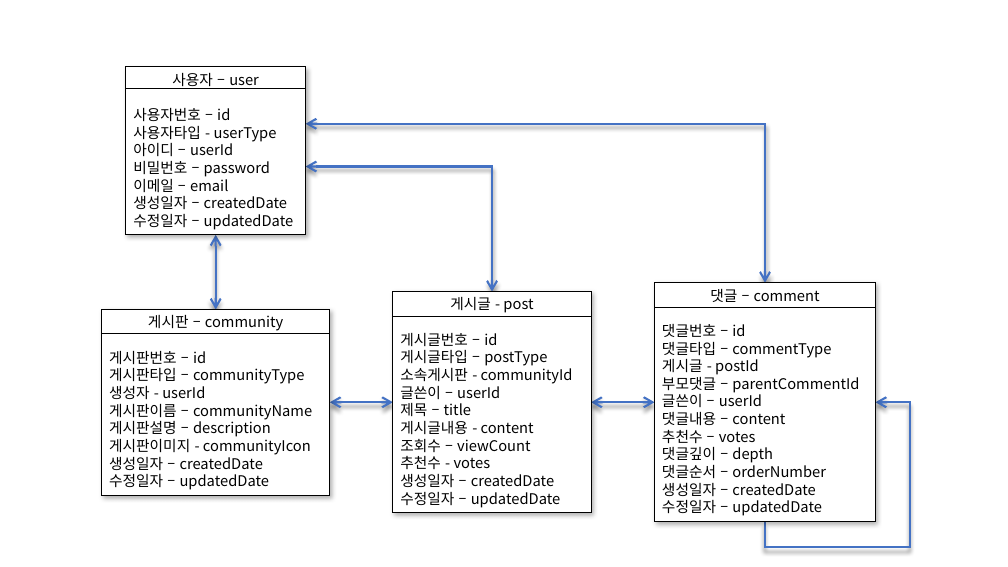
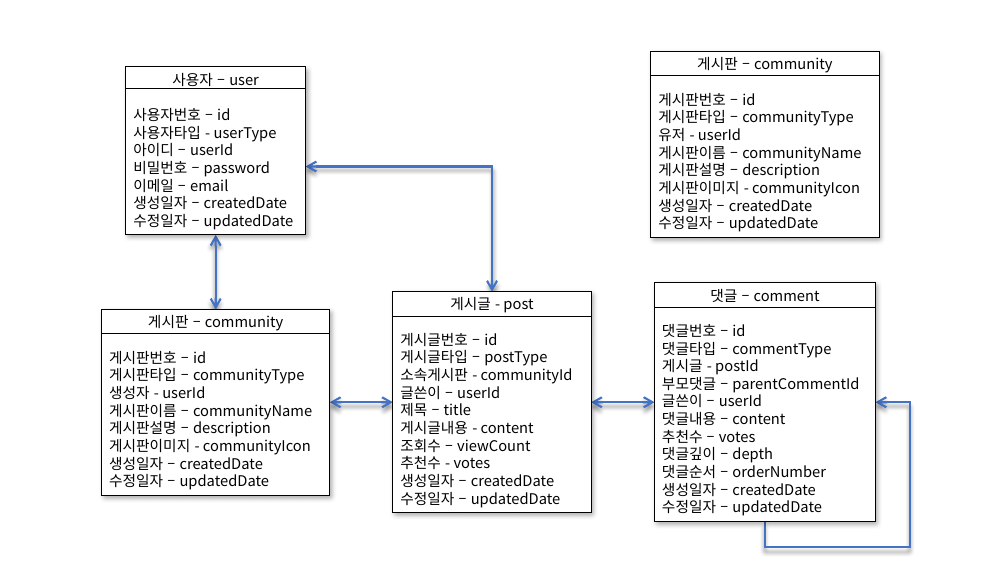
Before and after one commit to heegg02/wooriggiri, a slide deck: slide 1 of chatbot/db 구성.pptx. Drawn at 1008x567 pixels with LibreOffice and Linux fonts; fonts in the diff are those of the drawing. Boxes give left, top, right and bottom in pixels: in the first picture for what was removed or moved away, otherwise in the second. Text is boxed around its words. In the diff, an @@ line names an element or a change of style, - is before the commit and + after.

```diff
--- a/chatbot/db 구성.pptx
+++ b/chatbot/db 구성.pptx
@@ rectangle added at box(651, 51, 879, 237), fill #FFFFFF, outline #000000 0.75 pt, 14 pt, text #000000 @@
+게시판 – community
+게시판번호 – id
+게시판타입 – communityType
+유저 - userId
+게시판이름 – communityName
+게시판설명 – description
+게시판이미지 - communityIcon
+생성일자 – createdDate
+수정일자 – updatedDate
@@ line added from (651, 76) to (879, 76), #000000 0.5 pt @@
@@ elbow double arrow removed from (306, 124) to (765, 283) @@
```
Also in this commit, not shown: 15 other files.
